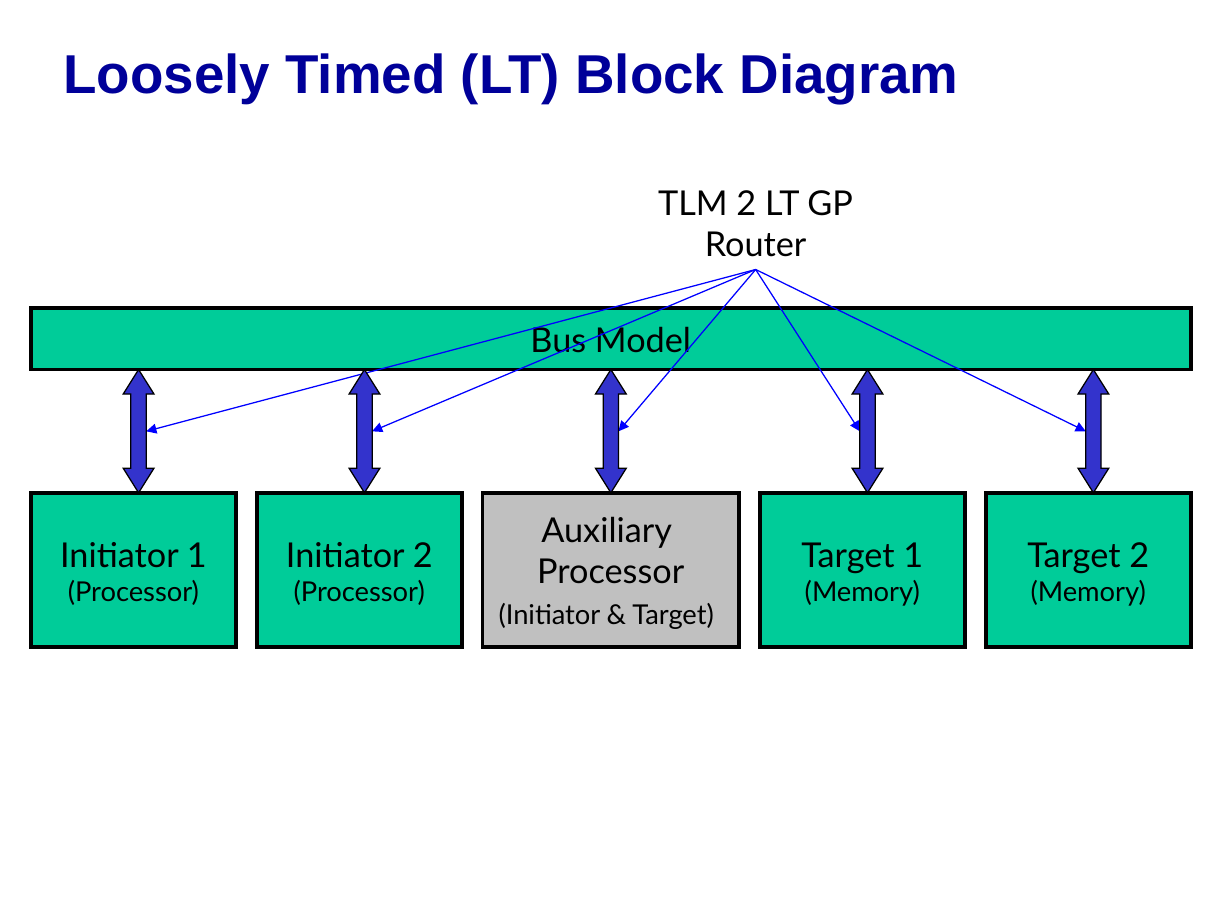
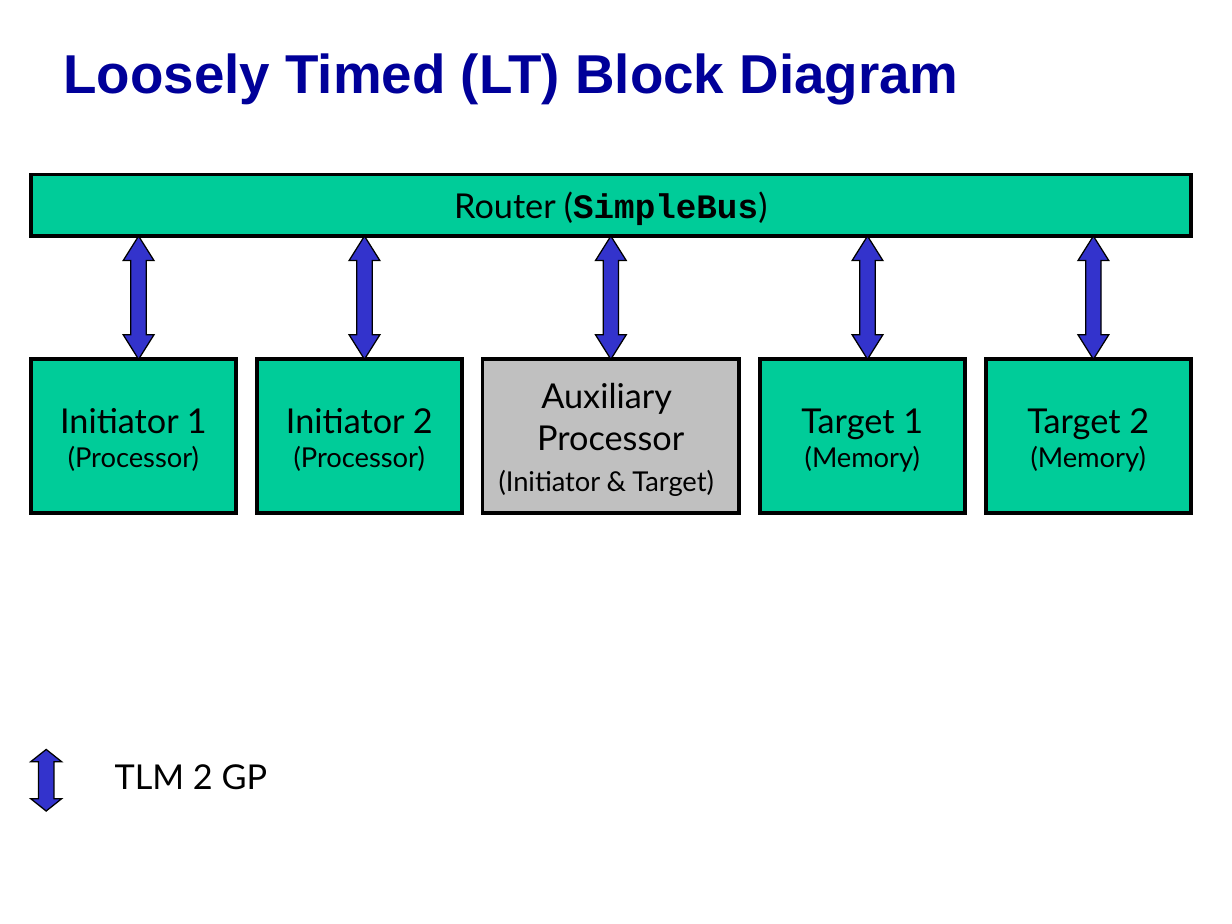
Before and after one commit to accellera-official/systemc, a slide deck: slide 3 of examples/tlm/lt_min_system/docs/lt_min_system_example.ppt. Drawn at 1232x924 pixels with LibreOffice and Linux fonts; fonts in the diff are those of the drawing; background and template pictures are left out. Boxes give left, top, right and bottom in pixels: in the first picture for what was removed or moved away, otherwise in the second. Text is boxed around its words. In the diff, an @@ line names an element or a change of style, - is before the commit and + after.

```diff
--- a/examples/tlm/lt_min_system/docs/lt_min_system_example.ppt
+++ b/examples/tlm/lt_min_system/docs/lt_min_system_example.ppt
@@ 6 rectangles, 4 up down arrows: place and size @@
-6 rectangles, 4 up down arrows at bbox=[31, 308, 1191, 647]
+6 rectangles, 4 up down arrows at bbox=[31, 175, 1191, 514]
@@ text in rectangle at bbox=[454, 191, 768, 225]: text changed; font Lato to Courier New; bold on @@
-Bus Model
+Router (SimpleBus)
@@ up down arrow added at bbox=[349, 237, 379, 360], fill #3333CC, outline #000000 0.74 pt @@
@@ arrow removed from (755, 270) to (147, 431) @@
@@ arrow removed from (755, 270) to (372, 431) @@
@@ arrow removed from (755, 270) to (618, 431) @@
@@ arrow removed from (755, 270) to (1085, 431) @@
@@ arrow removed from (755, 270) to (860, 431) @@
@@ up down arrow: place and size @@
-up down arrow at bbox=[349, 370, 379, 493]
+up down arrow at bbox=[31, 749, 62, 811]
@@ up down arrow at bbox=[31, 749, 62, 811]: proportions changed @@
@@ text at bbox=[115, 764, 268, 790]: text changed @@
-TLM 2 LT GP
-Router
+TLM 2 GP
```
Also in this commit, not shown: 7 other slides changed.
